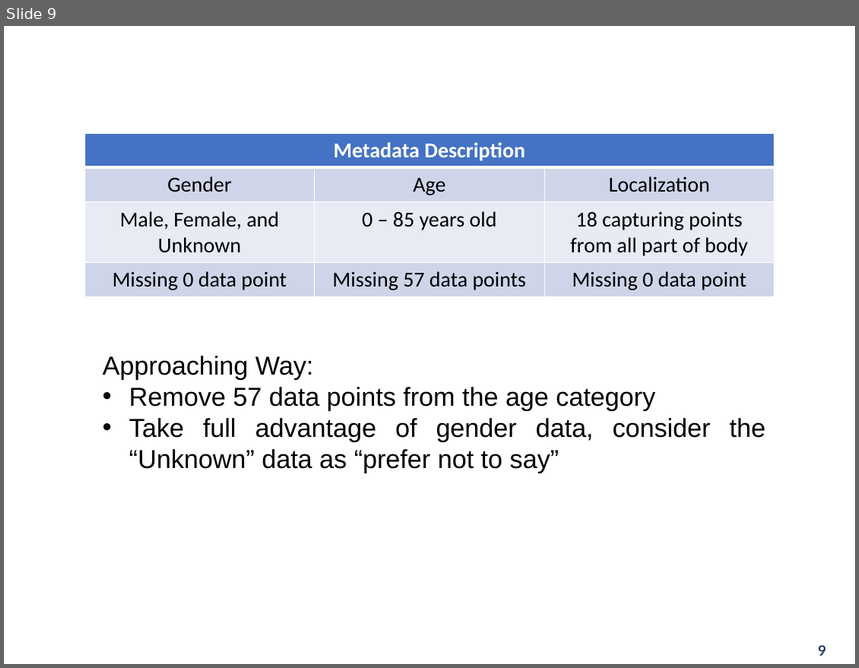
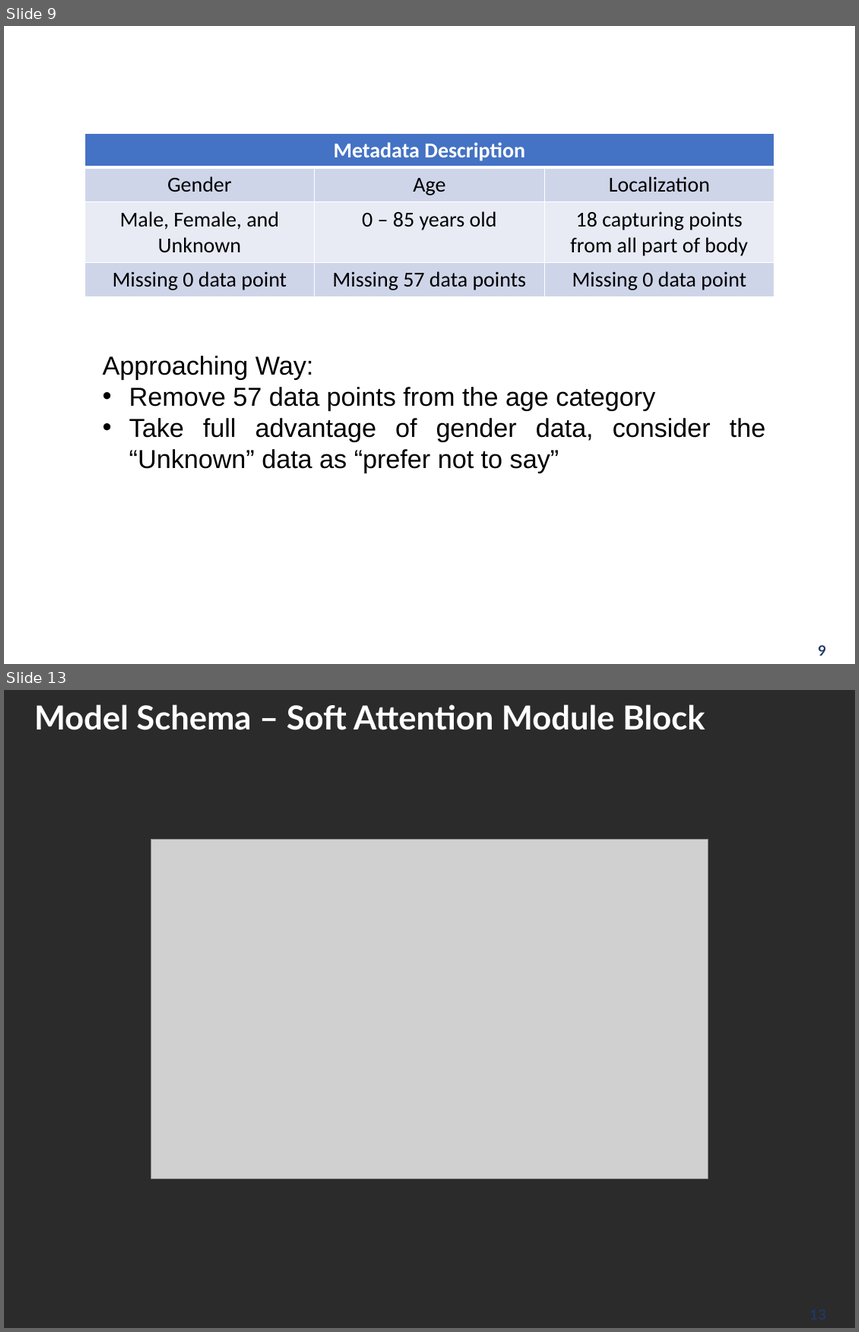
Before and after one commit to ScaleMind-C9308A/SLC-ID-SA, a slide deck: VietNamese Publish Paper/Báo cáo/HUST PPT Template 2021 ( Blue 3X4).pptx. Shown one above the other, each under a label of ours: slide 9 before the commit, slides 9 and 13 after it; the slides between them are not shown. The pictures are 859x668 and 859x1332 pixels, drawn with LibreOffice and Linux fonts; fonts in the diff are those of the drawing; grey boxes stand for pictures; background and template pictures are left out; a plain dark background stands for a picture behind light text. Boxes give left, top, right and bottom in pixels: in the first picture for what was removed or moved away, otherwise in the second. Text is boxed around its words. In the diff, an @@ line names an element or a change of style, - is before the commit and + after.

```diff
--- a/VietNamese Publish Paper/Báo cáo/HUST PPT Template 2021 ( Blue 3X4).pptx
+++ b/VietNamese Publish Paper/Báo cáo/HUST PPT Template 2021 ( Blue 3X4).pptx
@@ slide 13 added at [4,690,855,1328], background picture (left out) @@
@@ title added at [34,704,705,730], 28 pt, text #FFFFFF, bold @@
+Model Schema – Soft Attention Module Block
@@ picture added at [151,839,708,1179] @@
@@ page number added at [643,1302,835,1328], 12 pt, text #203864, bold @@
+13
```
Also in this commit, not shown: 7 slides changed, 12 other slides added, 5 other files.
